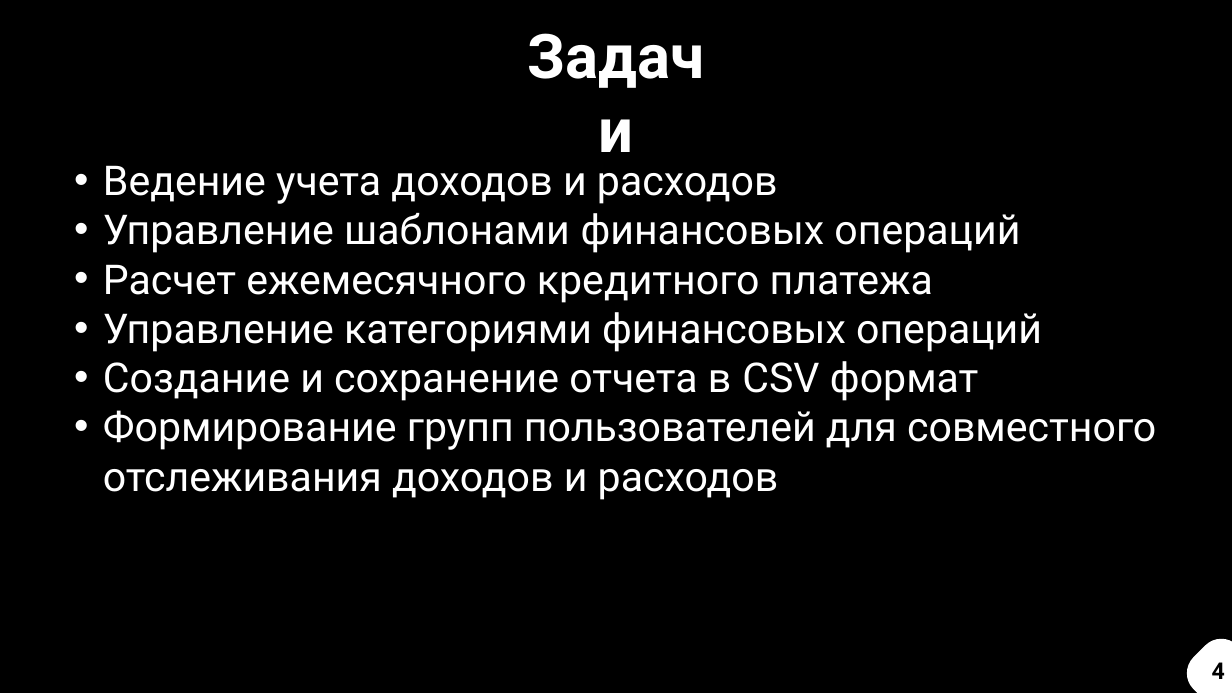
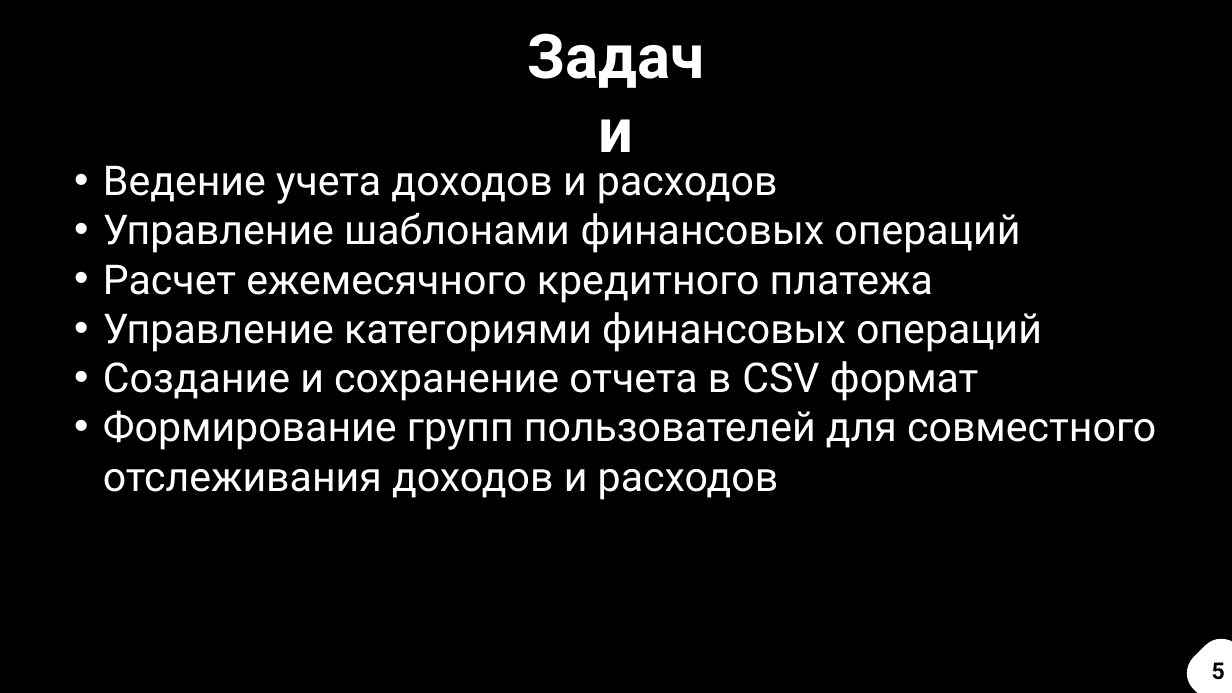
Before and after one commit to dany0k/TP-5.2-2, a slide deck: slide 5 of docs/TP-monseratt.pptx (slide 4 before the commit). Drawn at 1232x693 pixels with LibreOffice and Linux fonts; fonts in the diff are those of the drawing. Boxes give left, top, right and bottom in pixels: in the first picture for what was removed or moved away, otherwise in the second. Text is boxed around its words. In the diff, an @@ line names an element or a change of style, - is before the commit and + after.

```diff
--- a/docs/TP-monseratt.pptx
+++ b/docs/TP-monseratt.pptx
@@ text at <box>1212,662,1225,680</box>: text changed @@
-4
+5
```
Also in this commit, not shown: 6 other slides changed, 1 slide added, 2 other files.
